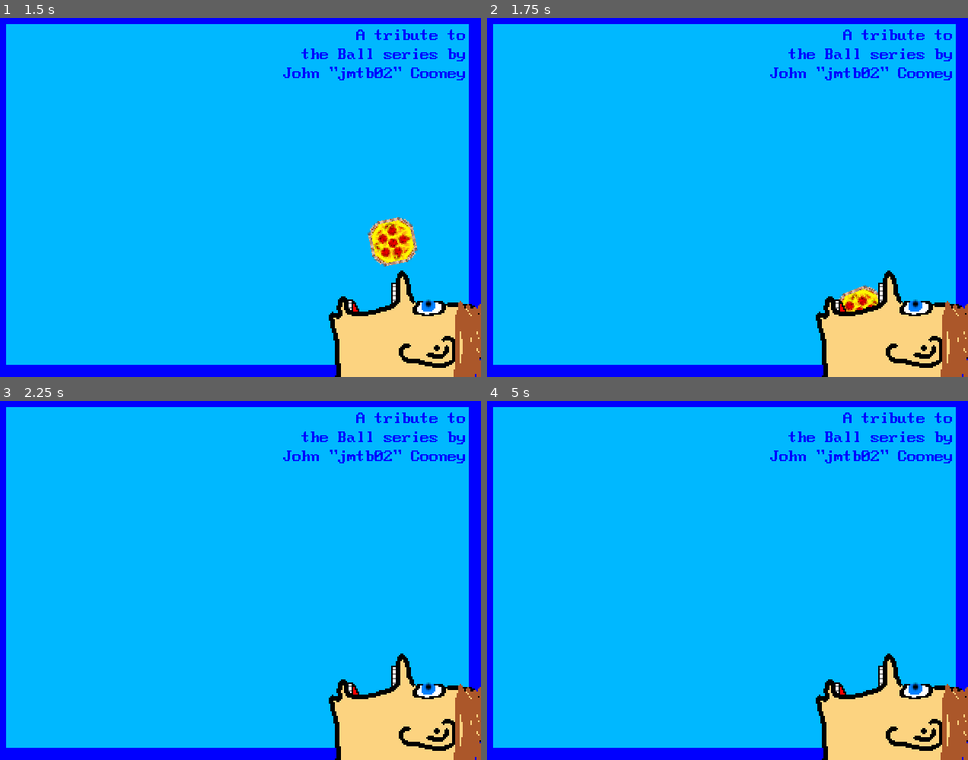
Above: before the commit, frames 1-4 (two rows, left to right).
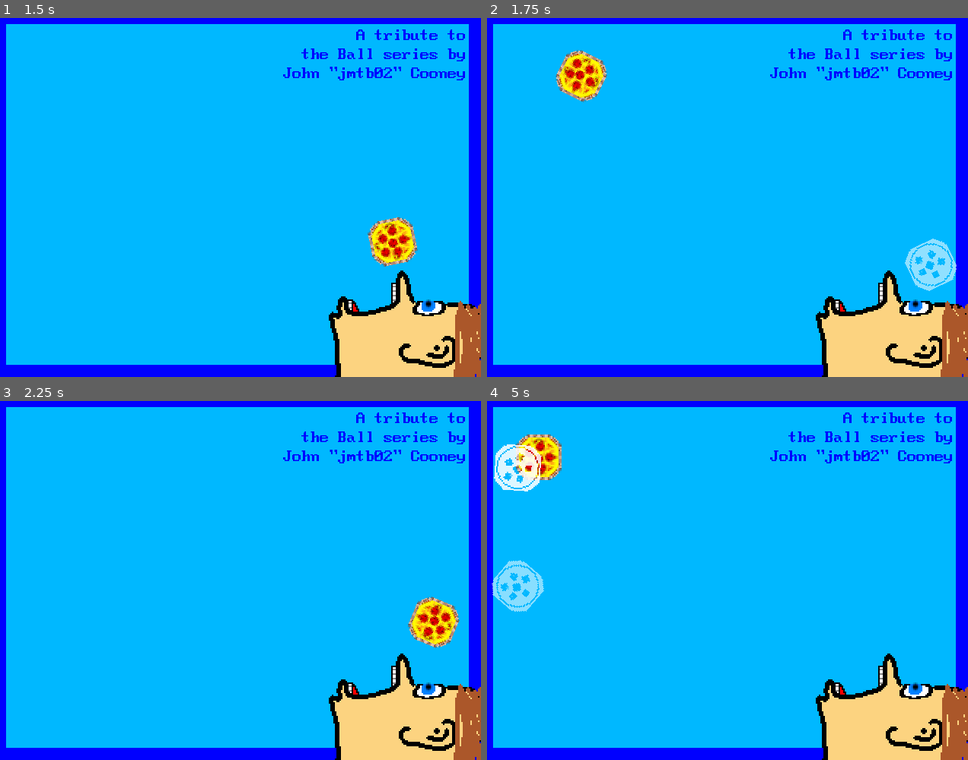
Above: after the commit, the same moments.

Repository: swashdev/minigame-madness
Game: Godot game, scene res://mini/ball_tribute/scenes/ball_tribute.tscn
Two runs of this game, one before a commit and one after it. Both use one fixed random seed, a clock stepped at 60 frames per second and the inputs below. This scene is started directly instead of the project's main scene.
Inputs (mouse positions are in pixels of both pictures, inside the frame that each line leads up to):
- Up to frame 1 (1.5 s): move the mouse to (346, 175) at 0.52 s; hold Space (action) 0.53-1.28 s; hold Right (move_right) from 0.53 s (still down); tap Up (move_up) at 0.77 s; move the mouse to (139, 211) at 1.27 s; tap Space (action) at 1.35 s
- Up to frame 2 (1.75 s): keep holding Right (move_right); tap Up (move_up) at 1.52 s
- Up to frame 3 (2.25 s): move the mouse to (283, 497) at 2.02 s; release Right (move_right) at 2.03 s; hold Left (move_left) from 2.03 s (still down); hold Space (action) from 2.03 s (still down)
- Up to frame 4 (5 s): move the mouse to (698, 648) at 2.77 s; release Left (move_left) at 2.78 s; release Space (action) at 2.78 s; hold Right (move_right) 2.78-4.28 s; tap Space (action) at 2.85, 4.35 s; tap Up (move_up) at 3.02, 3.77, 4.52 s; move the mouse to (871, 630) at 3.52 s; hold Space (action) 3.53-4.28 s; move the mouse to (578, 523) at 4.27 s; hold Left (move_left) from 4.28 s (still down)

Frame 1 is identical in both runs. In frame 2, 2.3% of the frame differs, in the area x 14-98%, y 8-82%; in frame 3, 1.1%; in frame 4, 2.4%, in the area x 0-16%, y 9-59%.

Commit message:
[BALL] halve the size of the goal.
The goal was too easy to get to, so this commit makes it much smaller.
It's still pretty easy to get to, but it's not trivial anymore.

Diff:
--- a/mini/ball_tribute/scenes/ball_tribute.tscn
+++ b/mini/ball_tribute/scenes/ball_tribute.tscn
@@ -13,7 +13,7 @@
 extents = Vector2( 320, 16 )
 
 [sub_resource type="RectangleShape2D" id=3]
-extents = Vector2( 30, 30 )
+extents = Vector2( 15, 15 )
 
 [sub_resource type="RectangleShape2D" id=4]
 extents = Vector2( 100, 60 )
